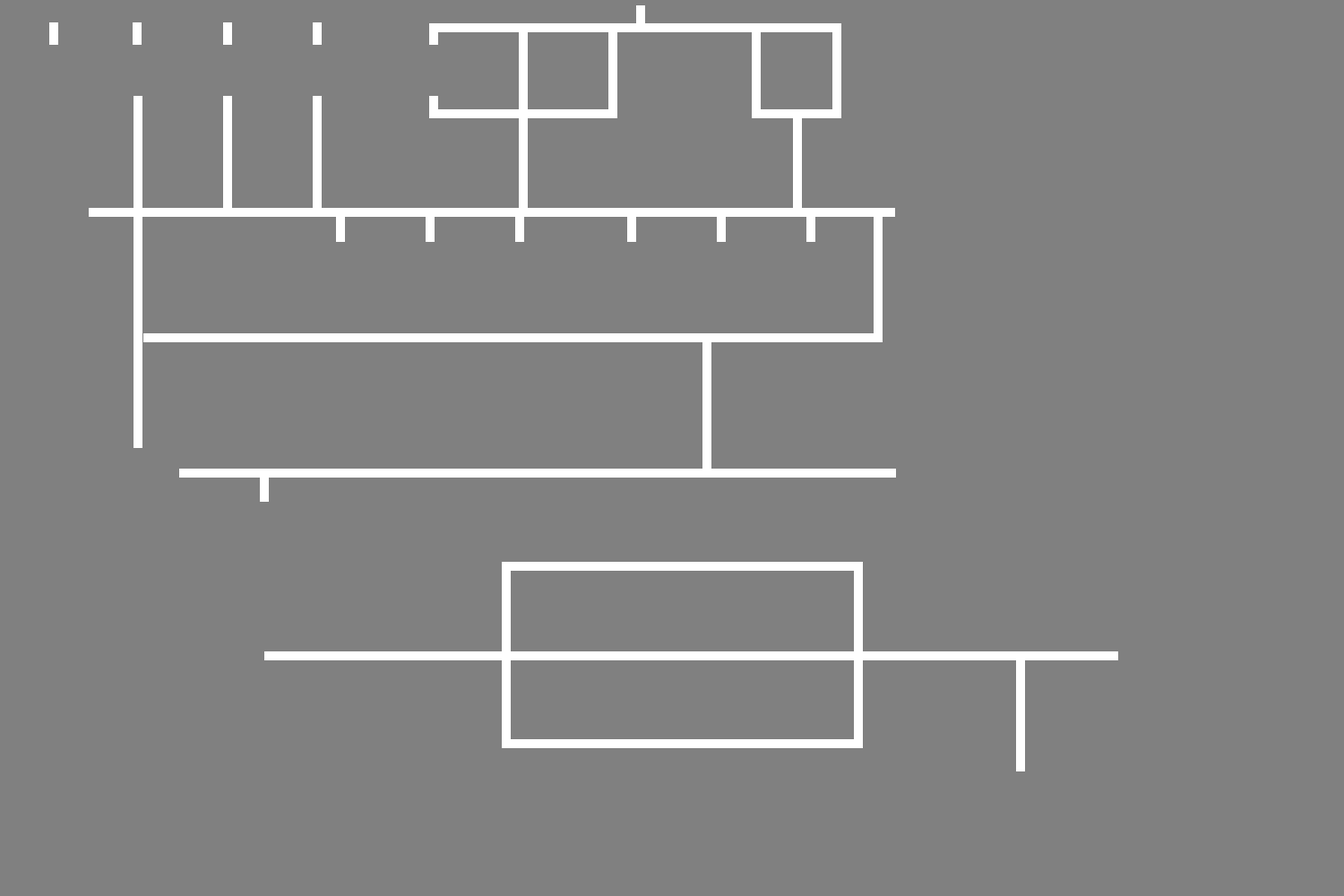
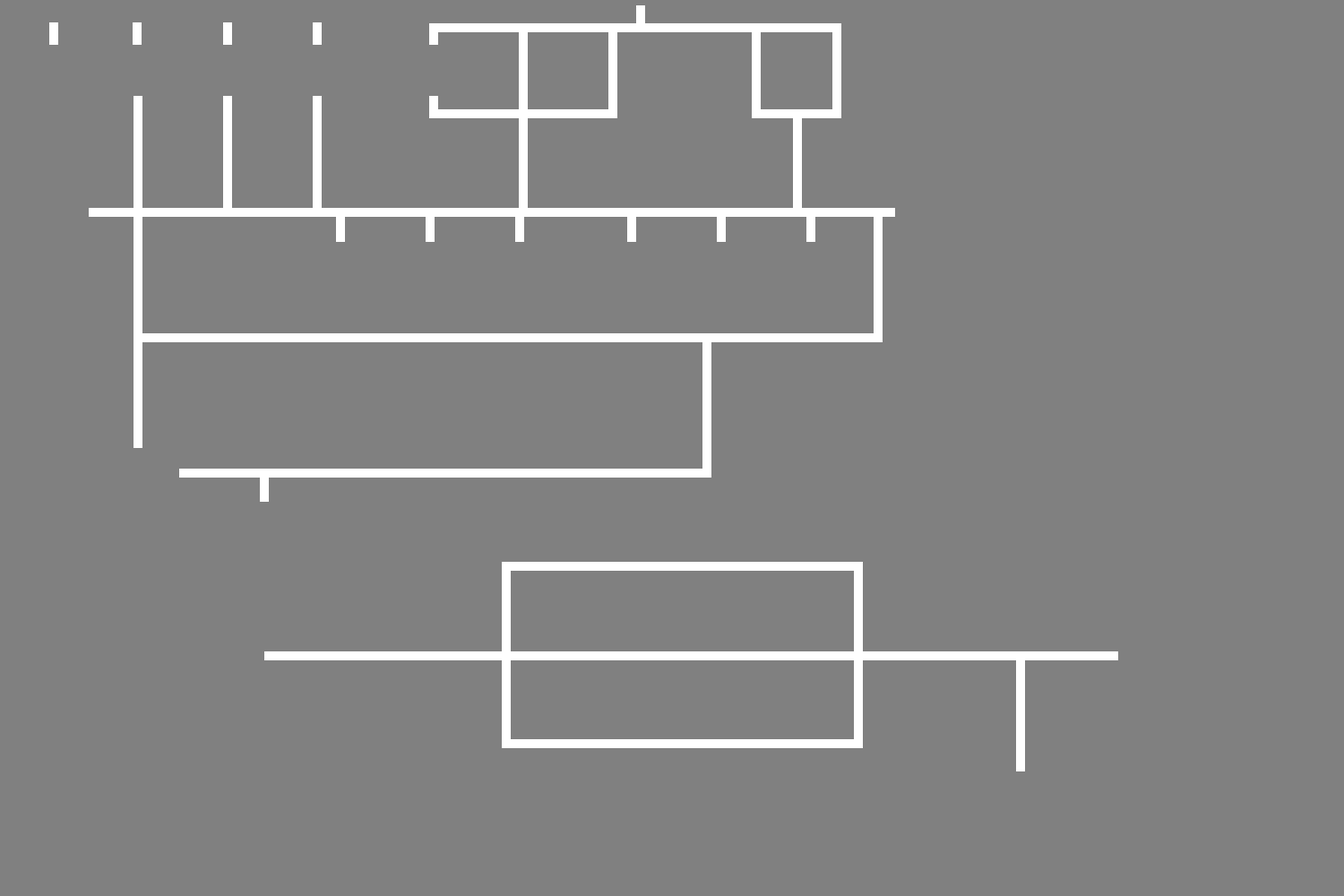
Comparing the layer stacks of the two 1344 x 896 images. Changes:
painted on "Pasted Layer" over [142, 333, 896, 478]
